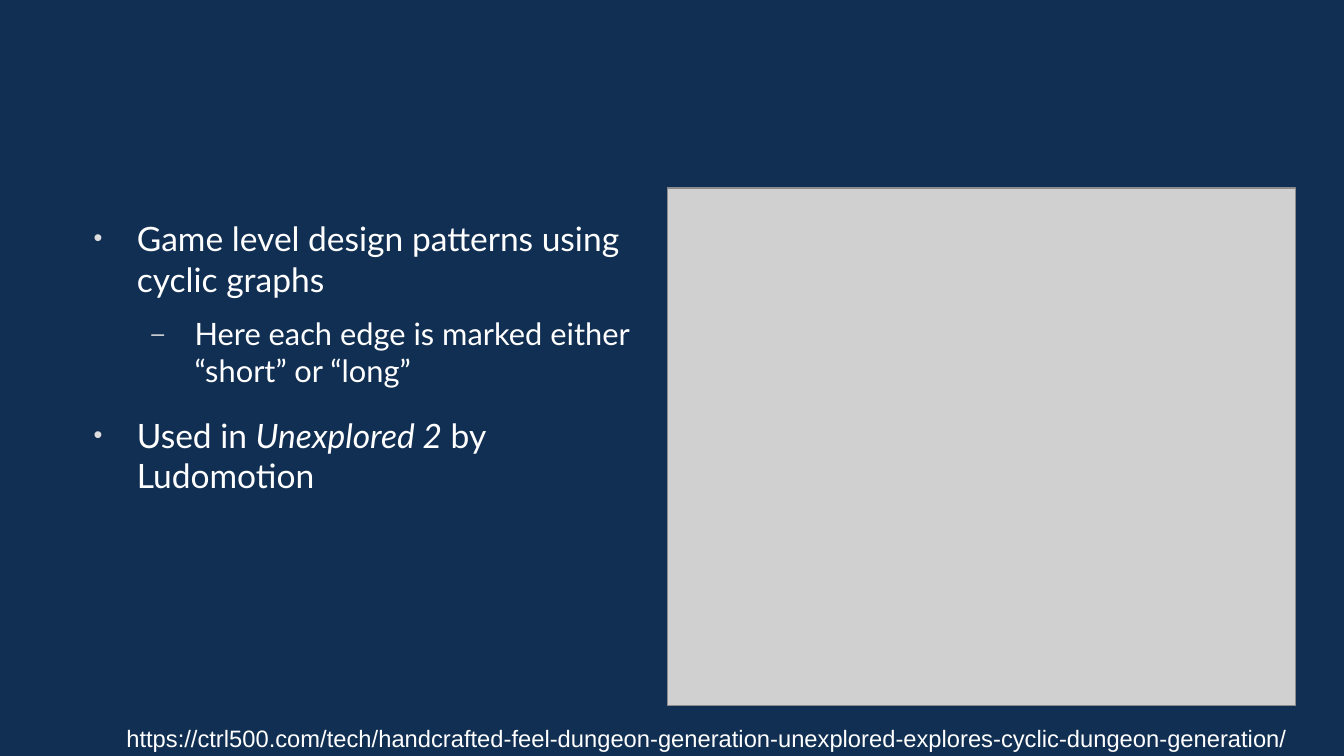
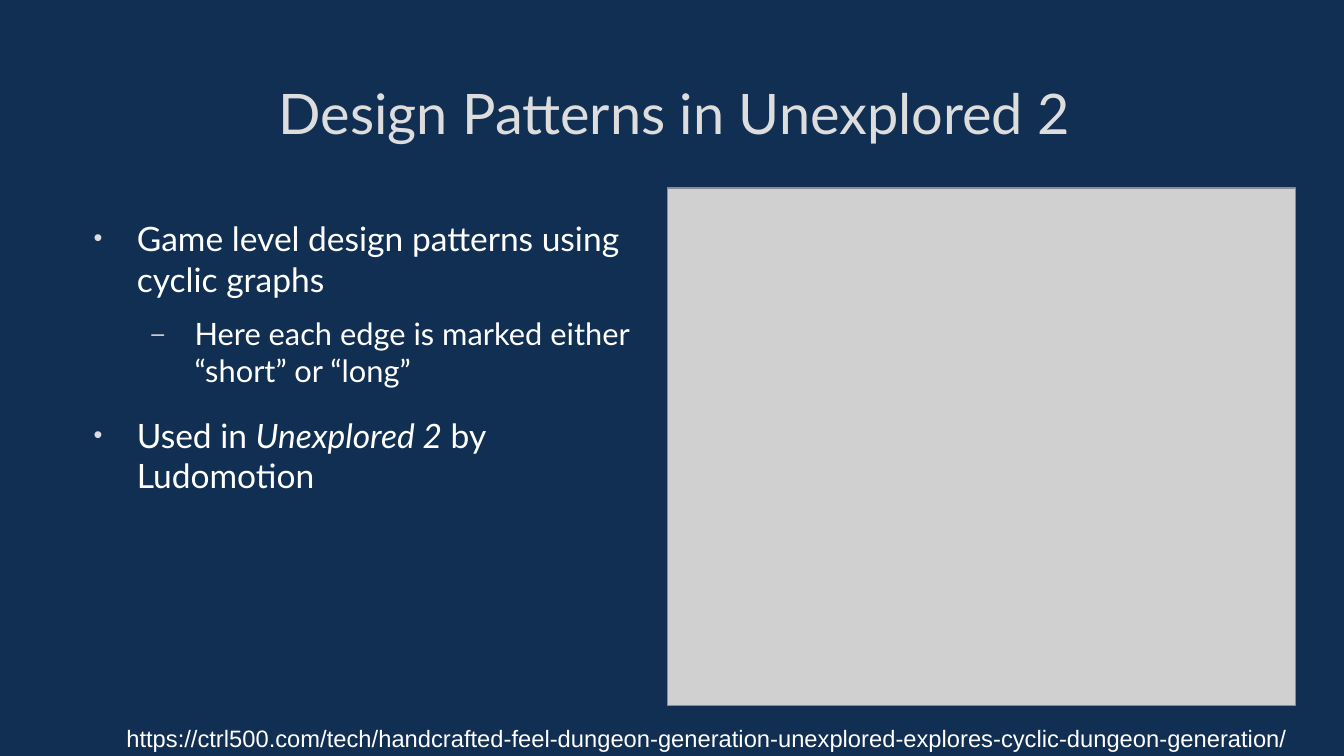
Before and after one commit to davidgundry/maths22-23, a slide deck: slide 43 of slides/maths-9-graph-theory.odp (slide 7 before the commit). Drawn at 1344x756 pixels with LibreOffice and Linux fonts; fonts in the diff are those of the drawing; grey boxes stand for pictures. Boxes give left, top, right and bottom in pixels: in the first picture for what was removed or moved away, otherwise in the second. Text is boxed around its words. In the diff, an @@ line names an element or a change of style, - is before the commit and + after.

```diff
--- a/slides/maths-9-graph-theory.odp
+++ b/slides/maths-9-graph-theory.odp
@@ title added at bbox=[279, 93, 1070, 144], 33 pt, text #DDDDDD @@
+Design Patterns in Unexplored 2
```
Also in this commit, not shown: 8 other slides changed, 6 slides added, 1 other file.
